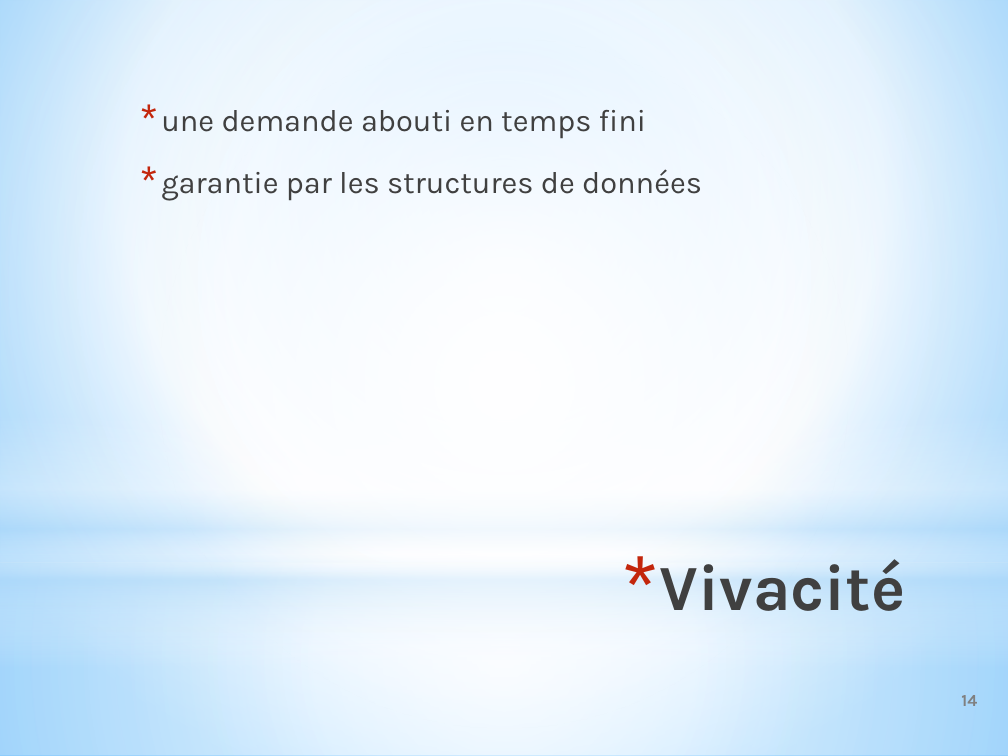
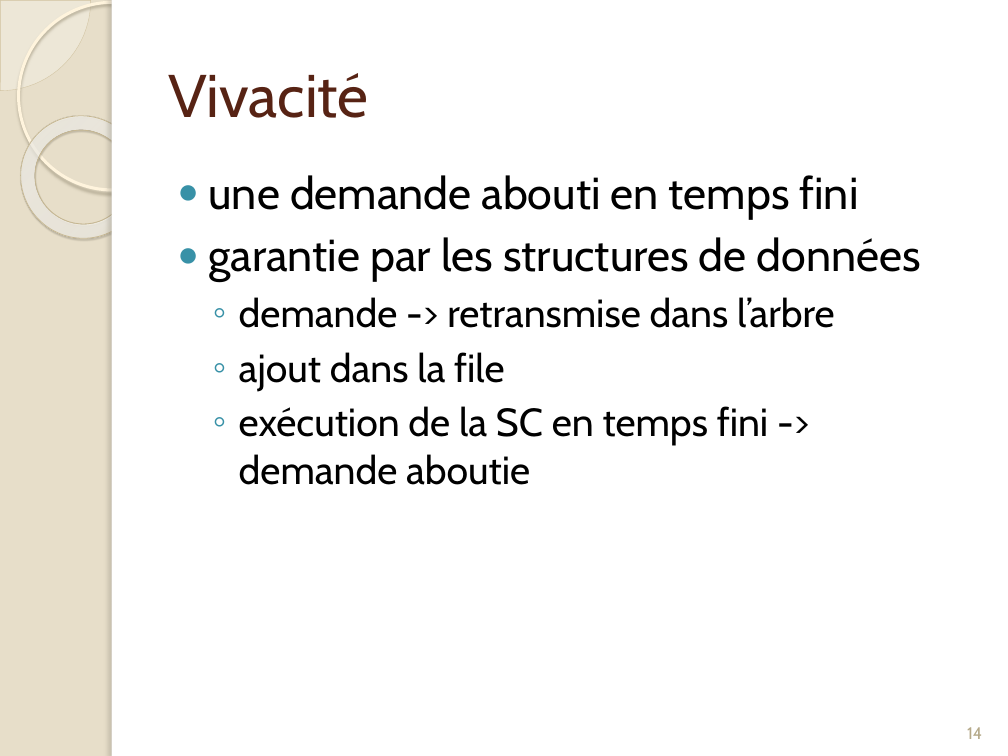
Before and after one commit to Origraena/moca, a slide deck: slide 15 of fmin212/Presentation/presAlgoDist.pptx. Drawn at 1008x756 pixels with LibreOffice and Linux fonts; fonts in the diff are those of the drawing. Boxes give left, top, right and bottom in pixels: in the first picture for what was removed or moved away, otherwise in the second. Text is boxed around its words. In the diff, an @@ line names an element or a change of style, - is before the commit and + after.

```diff
--- a/fmin212/Presentation/presAlgoDist.pptx
+++ b/fmin212/Presentation/presAlgoDist.pptx
@@ background gradient #9ED5FF to #FFFFFF to #5BB9FF to #E7DEC9 @@
@@ ellipse removed at [0, 27, 1008, 739] @@
@@ pie slice (boxed as its full ellipse) added at [0, 0, 91, 91], fill #FEFAF4 at 33% opacity, outline #D3C39F 0.25 pt @@
@@ ellipse added at [18, 2, 206, 190], outline #FFF5DE 2.15 pt @@
@@ rectangle: place and size @@
-rectangle at [0, 0, 1008, 562]
+rectangle at [112, 0, 1008, 756]
@@ rectangle at [112, 0, 1008, 756]: fill gradient #FFFFFF to #B4DCFA to #FFFFFF @@
@@ rectangle added at [112, 0, 120, 756], fill #FFFFFF @@
@@ title "Vivacité": place and size @@
-title "Vivacité" at [660, 552, 906, 611]
+title "Vivacité" at [168, 73, 369, 118]
@@ title "Vivacité" at [168, 73, 369, 118]: size 46 to 43 pt, font Karla to Cabin, text colour gradient #000000 to #404040 to #212745 to #572314, bold off; alignment right to left; bullet * to none; vertical alignment top to middle @@
@@ donut added at [0, 91, 169, 263], fill gradient #FFFCF6 to #FFFEFB to #F0D28E, outline #C7B893 0.58 pt @@
@@ text "une demande abouti en temps ...": place and size @@
-text "une demande abouti en temps ..." at [161, 110, 702, 201]
+text "une demande abouti en temps ..." at [209, 175, 921, 485]
@@ text at [209, 175, 921, 281]: size 22 to 32 pt, font Karla to Cabin, text colour #404040 to #000000 in "une demande abouti en temps fini", "garantie par les structures de données"; bullet * to ●; line spacing 1.4 to 1; less space between paragraphs; bullet colour #C3260C to #3891A7 @@
@@ text at [239, 297, 835, 485]: paragraphs added @@
+  ◦ demande -> retransmise dans l’arbre
+  ◦ ajout dans la file
+  ◦ exécution de la SC en temps fini -> demande aboutie
@@ rectangle removed at [0, 415, 1008, 667] @@
@@ rectangle removed at [0, 562, 1008, 756] @@
@@ page number: place and size @@
-page number at [961, 695, 977, 706]
+page number at [967, 727, 982, 739]
@@ page number at [967, 727, 982, 739]: font Karla to Cabin, text colour #808080 to #B6A98A, bold off; alignment right to centre; vertical alignment middle to bottom @@
```
Also in this commit, not shown: 14 other slides changed, 4 slides added.
